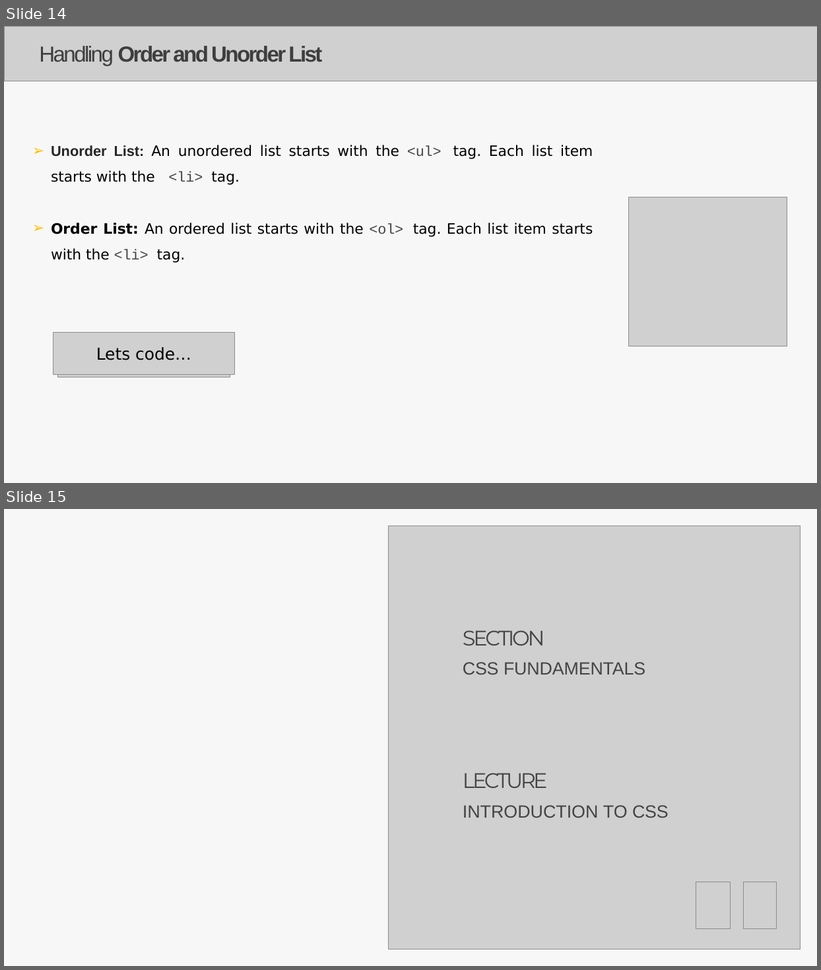
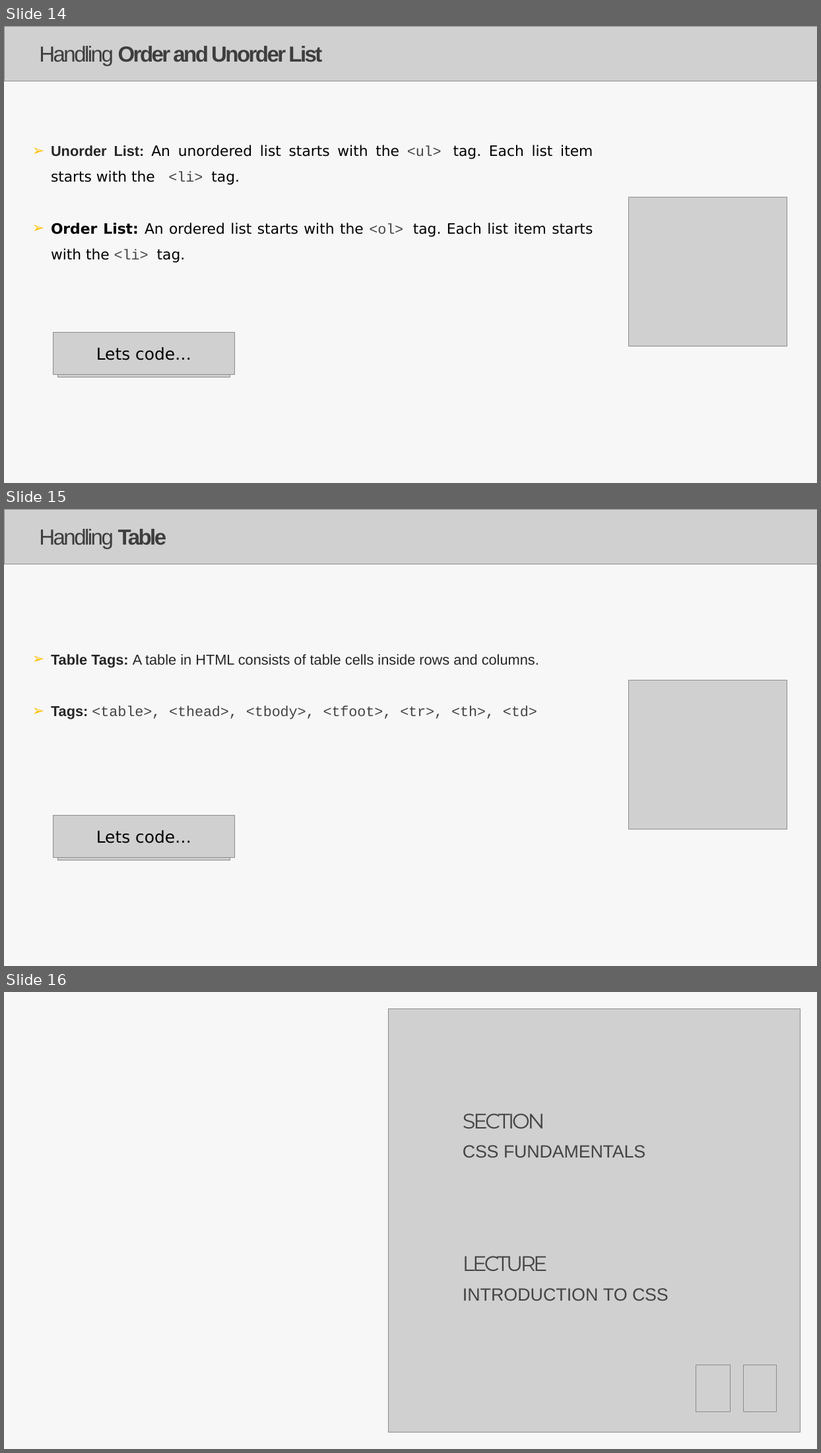
Before and after one commit to Aravindanchellam/UI-UX-Resources, a slide deck: LECTURE_HTML_CSS.pptx. Shown one above the other, each under a label of ours: slides 14 and 15 before the commit, slides 14, 15 and 16 after it. The pictures are 821x970 and 821x1453 pixels, drawn with LibreOffice and Linux fonts; fonts in the diff are those of the drawing; grey boxes stand for pictures. Boxes give left, top, right and bottom in pixels: in the first picture for what was removed or moved away, otherwise in the second. Text is boxed around its words. In the diff, an @@ line names an element or a change of style, - is before the commit and + after.

```diff
--- a/LECTURE_HTML_CSS.pptx
+++ b/LECTURE_HTML_CSS.pptx
@@ slide 15 added at box(4, 509, 817, 966), background #FFFFFF; not listed: 1 template element that a slide beside it also shows @@
@@ picture added at box(4, 509, 817, 564) @@
@@ title added at box(39, 529, 167, 549), 42.5 pt, text #3E3E3E @@
+Handling Table
@@ text added at box(51, 654, 539, 720), 28 pt, text #262626 @@
+➢ Table Tags: A table in HTML consists of table cells inside rows and columns.
+➢ Tags: <table>, <thead>, <tbody>, <tfoot>, <tr>, <th>, <td>
@@ picture added at box(628, 680, 787, 829) @@
@@ picture added at box(54, 815, 235, 857) @@
@@ picture added at box(57, 825, 230, 861) @@
@@ text added at box(96, 830, 191, 844), 32 pt, text #000000 @@
+Lets code…
@@ what was slide 15 is now slide 16 @@
```
Also in this commit, not shown: 2 slides changed, 34 other slides added.
